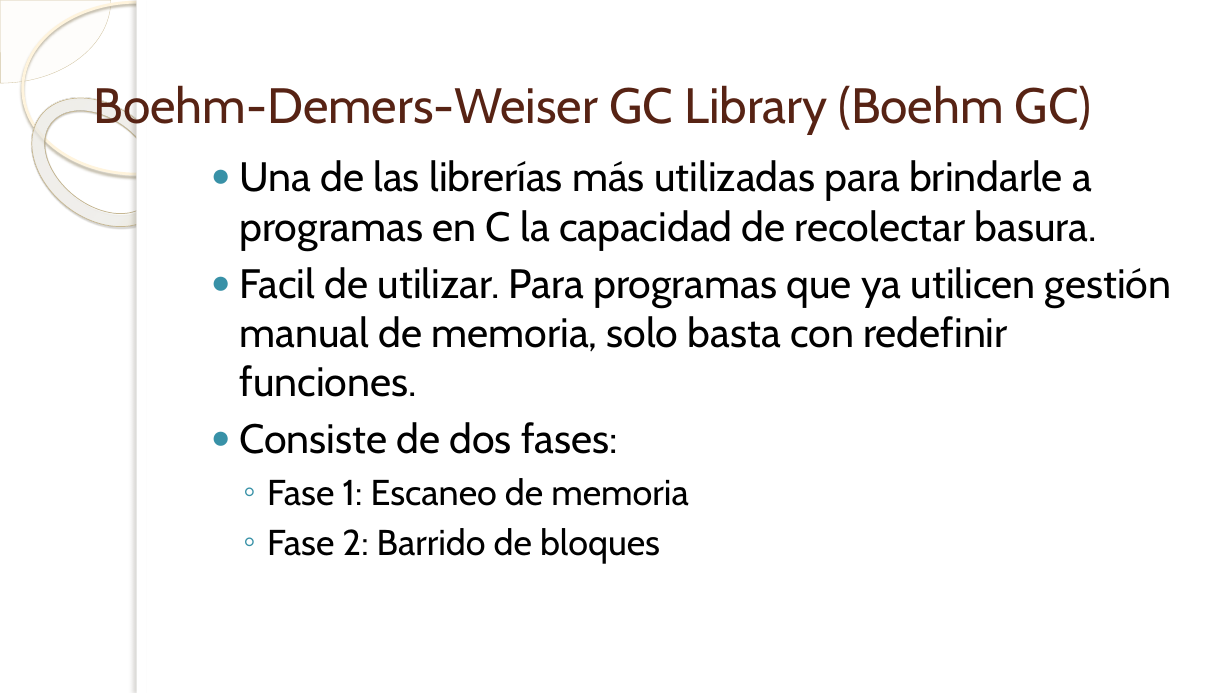
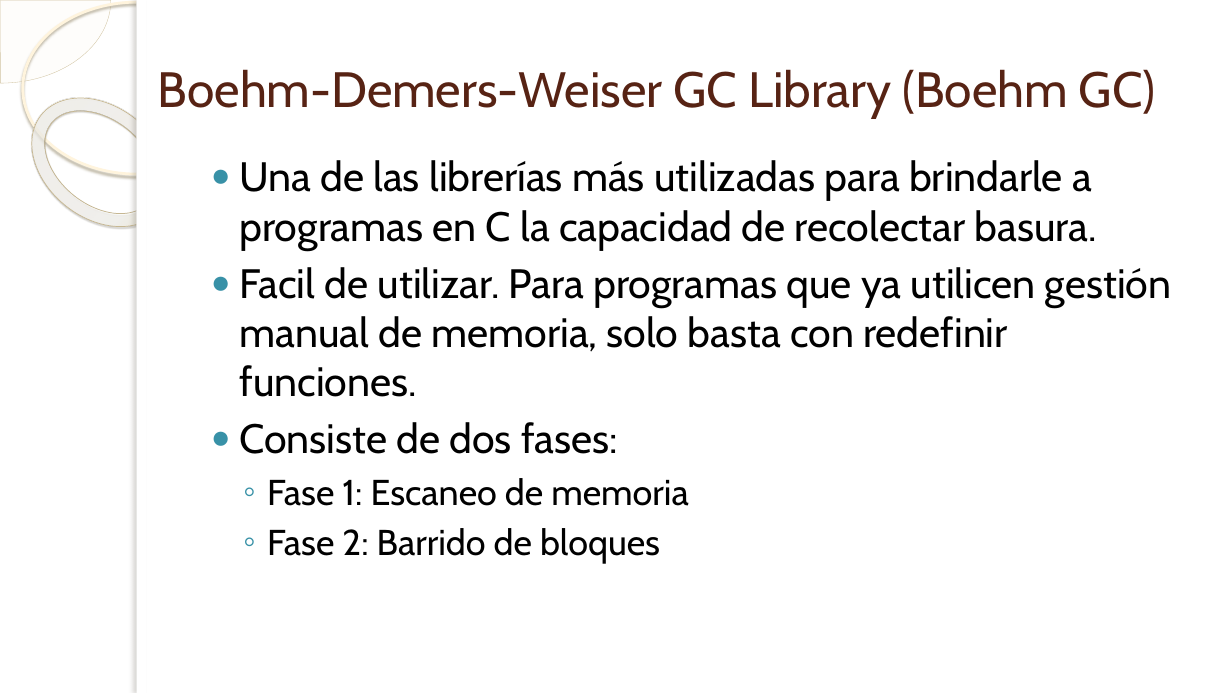
Before and after one commit to kfilella/Investigacion-Garbage-C, a slide deck: slide 4 of Recolección de Basura en C.pptx. Drawn at 1232x693 pixels with LibreOffice and Linux fonts; fonts in the diff are those of the drawing; background and template pictures are left out. Boxes give left, top, right and bottom in pixels: in the first picture for what was removed or moved away, otherwise in the second. Text is boxed around its words. In the diff, an @@ line names an element or a change of style, - is before the commit and + after.

```diff
--- a/Recolección de Basura en C.pptx
+++ b/Recolección de Basura en C.pptx
@@ rectangle at [137,0,1232,693]: fill #FFFFFF to #F9F9F9 @@
@@ rectangle at [137,0,147,693]: fill #FFFFFF to #F9F9F9 @@
@@ title "Boehm-Demers-Weiser GC Library (Boehm GC)": place and size @@
-title "Boehm-Demers-Weiser GC Library (Boehm GC)" at [94,85,1092,134]
+title "Boehm-Demers-Weiser GC Library (Boehm GC)" at [158,69,1156,118]
```
Also in this commit, not shown: 10 other slides changed, 1 slide added, 1 slide removed, 6 other files.
